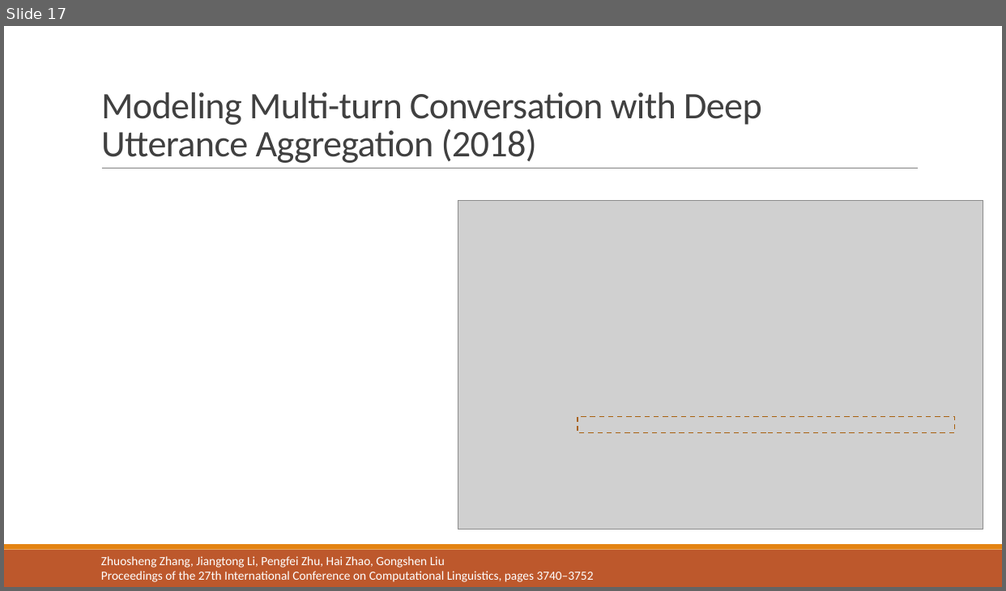
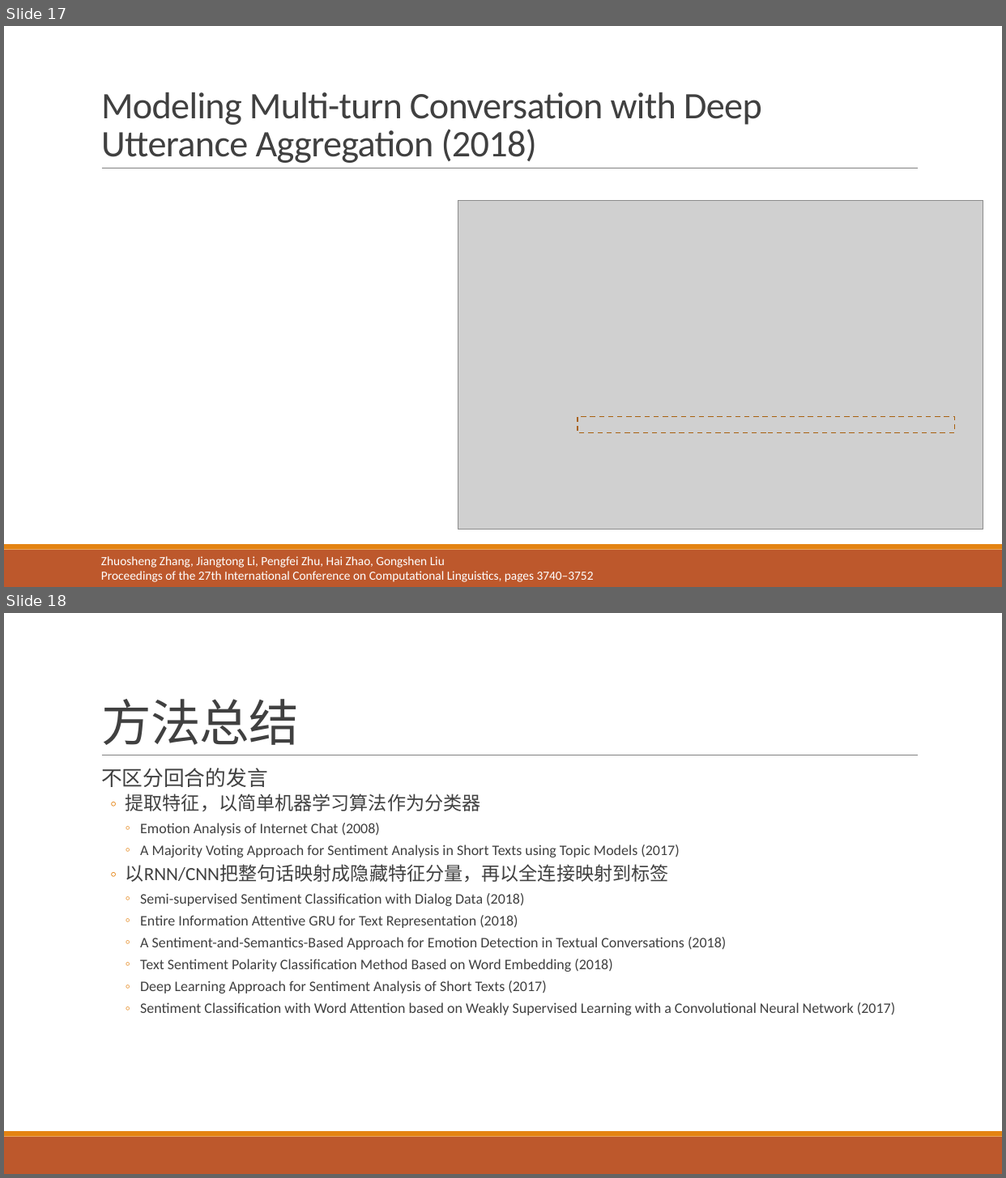
Before and after one commit to liangxh/grad, a slide deck: [报告] Text Emotion Detection.pptx. Shown one above the other, each under a label of ours: slide 17 before the commit, slides 17 and 18 after it. The pictures are 1006x591 and 1006x1178 pixels, drawn with LibreOffice and Linux fonts; fonts in the diff are those of the drawing; grey boxes stand for pictures. Boxes give left, top, right and bottom in pixels: in the first picture for what was removed or moved away, otherwise in the second. Text is boxed around its words. In the diff, an @@ line names an element or a change of style, - is before the commit and + after.

```diff
--- a/[报告] Text Emotion Detection.pptx
+++ b/[报告] Text Emotion Detection.pptx
@@ slide 18 added at [4, 613, 1002, 1174], background #FFFFFF; not listed: 3 template elements that a slide beside it also shows @@
@@ title added at [101, 699, 299, 745], 48 pt, text #404040 @@
+方法总结
@@ text added at [101, 768, 895, 1016], 14 pt, text #404040 @@
+  不区分回合的发言
+  ◦ 提取特征，以简单机器学习算法作为分类器
+    ◦ Emotion Analysis of Internet Chat (2008)
+    ◦ A Majority Voting Approach for Sentiment Analysis in Short Texts using Topic Models (2017)
+  ◦ 以RNN/CNN把整句话映射成隐藏特征分量，再以全连接映射到标签
+    ◦ Semi-supervised Sentiment Classification with Dialog Data (2018)
+    ◦ Entire Information Attentive GRU for Text Representation (2018)
+    ◦ A Sentiment-and-Semantics-Based Approach for Emotion Detection in Textual Conversations (2018)
+    ◦ Text Sentiment Polarity Classification Method Based on Word Embedding (2018)
+    ◦ Deep Learning Approach for Sentiment Analysis of Short Texts (2017)
+    ◦ Sentiment Classification with Word Attention based on Weakly Supervised Learning with a Convolutional Neural Network (2017)
```
Also in this commit, not shown: 1 other slide added, 1 slide removed, 14 other files.
